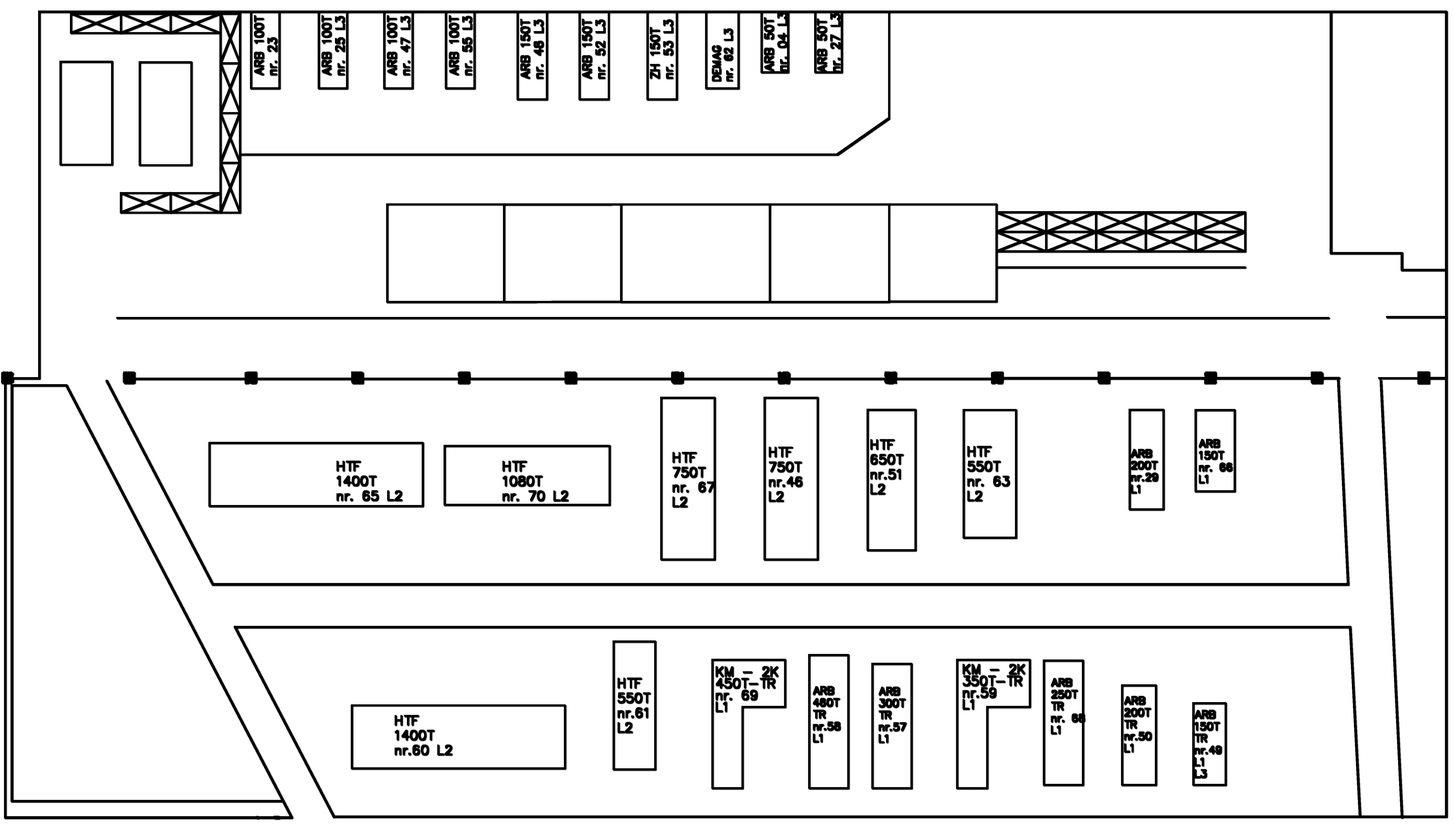
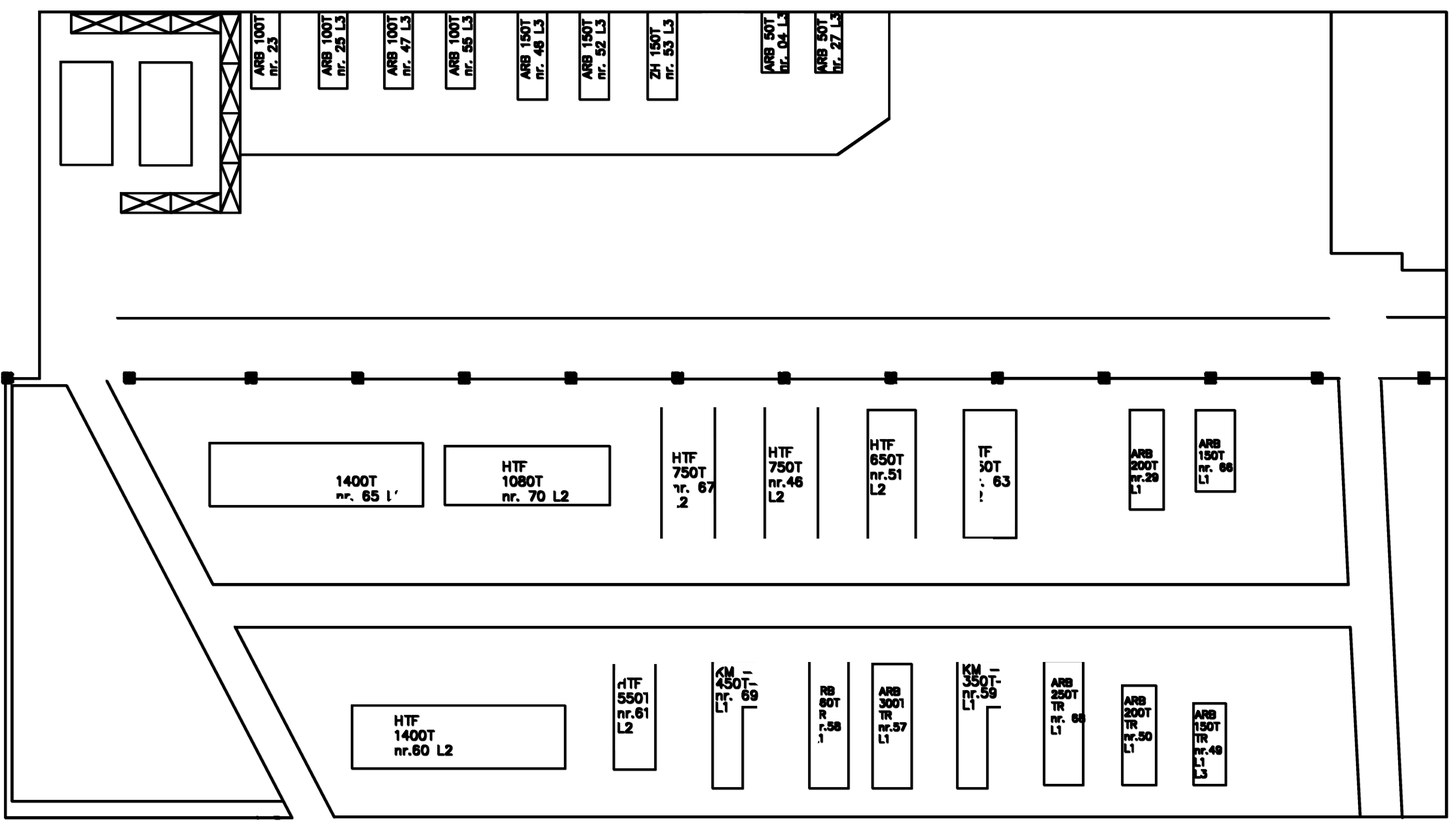
Comparing the layer stacks of the two w=1454, h=828 images. Changes:
painted on "hala_skoczow.png", masked it over [335, 13, 1248, 772]
